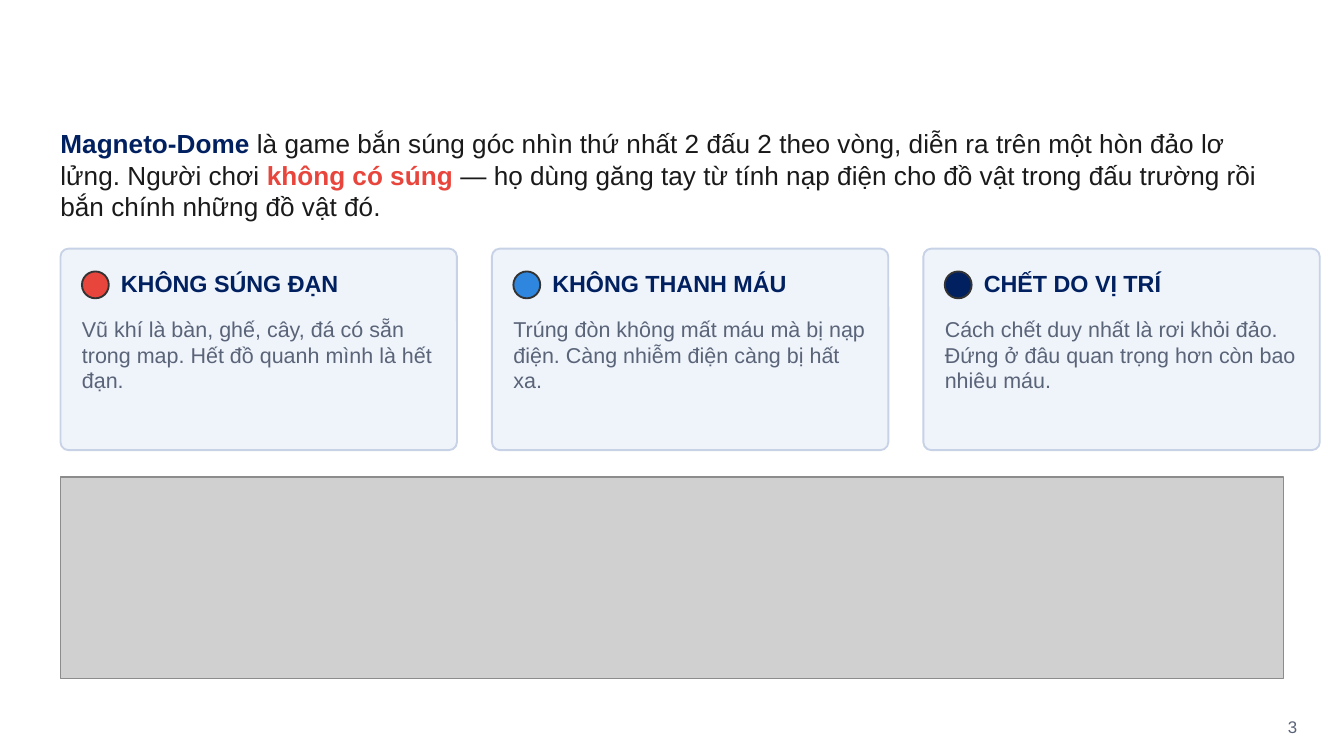
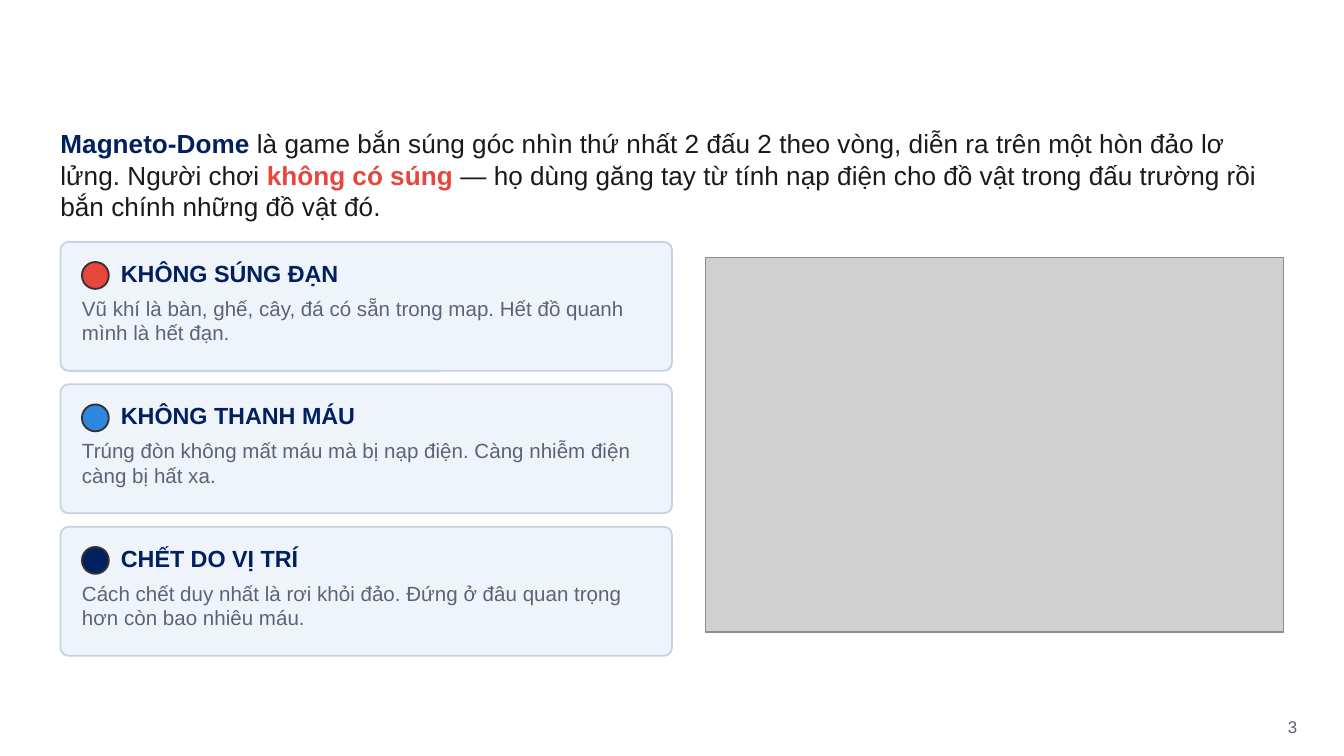
Before and after one commit to nhgkhiem0307/Magneto-Dome, a slide deck: slide 3 of NOP_BAI/[ĐT-QĐ04-BM08] Final Project.pptx. Drawn at 1344x756 pixels with LibreOffice and Linux fonts; fonts in the diff are those of the drawing; grey boxes stand for pictures; background and template pictures are left out. Boxes give left, top, right and bottom in pixels: in the first picture for what was removed or moved away, otherwise in the second. Text is boxed around its words. In the diff, an @@ line names an element or a change of style, - is before the commit and + after.

```diff
--- a/NOP_BAI/[ĐT-QĐ04-BM08] Final Project.pptx
+++ b/NOP_BAI/[ĐT-QĐ04-BM08] Final Project.pptx
@@ rounded rectangle: place and size @@
-rounded rectangle at (60,249,457,450)
+rounded rectangle at (60,242,672,371)
@@ ellipse: place and size @@
-ellipse at (82,271,109,298)
+ellipse at (82,262,109,289)
@@ text "KHÔNG SÚNG ĐẠN": place and size @@
-text "KHÔNG SÚNG ĐẠN" at (121,274,338,297)
+text "KHÔNG SÚNG ĐẠN" at (121,263,338,287)
@@ picture: place and size @@
-picture at (60,477,1284,679)
+picture at (706,258,1284,633)
@@ text "Vũ khí là bàn, ghế, ...": place and size @@
-text "Vũ khí là bàn, ghế, ..." at (82,320,432,391)
+text "Vũ khí là bàn, ghế, ..." at (82,300,623,343)
@@ rounded rectangle: place and size @@
-rounded rectangle at (492,249,888,450)
+rounded rectangle at (60,384,672,513)
@@ ellipse: place and size @@
-ellipse at (513,271,540,298)
+ellipse at (82,405,109,431)
@@ text "KHÔNG THANH MÁU": place and size @@
-text "KHÔNG THANH MÁU" at (552,274,786,293)
+text "KHÔNG THANH MÁU" at (121,405,355,425)
@@ text "Trúng đòn không mất máu ...": place and size @@
-text "Trúng đòn không mất máu ..." at (513,320,865,388)
+text "Trúng đòn không mất máu ..." at (82,442,630,487)
@@ proportions changed in 3 elements at (60,242,672,371), (60,384,672,513), (60,527,672,656) @@
@@ rounded rectangle: place and size @@
-rounded rectangle at (923,249,1320,450)
+rounded rectangle at (60,527,672,656)
@@ text "CHẾT DO VỊ TRÍ": place and size @@
-text "CHẾT DO VỊ TRÍ" at (984,274,1161,297)
+text "CHẾT DO VỊ TRÍ" at (121,548,299,572)
@@ ellipse: place and size @@
-ellipse at (945,271,972,298)
+ellipse at (82,547,109,574)
@@ size 11.5 to 11 pt in 3 elements at (82,300,623,343), (82,442,630,487), (82,585,621,625) @@
@@ text "Cách chết duy nhất là ...": place and size @@
-text "Cách chết duy nhất là ..." at (945,320,1296,388)
+text "Cách chết duy nhất là ..." at (82,585,621,625)
```
Also in this commit, not shown: 5 other slides changed, 2 other files.
